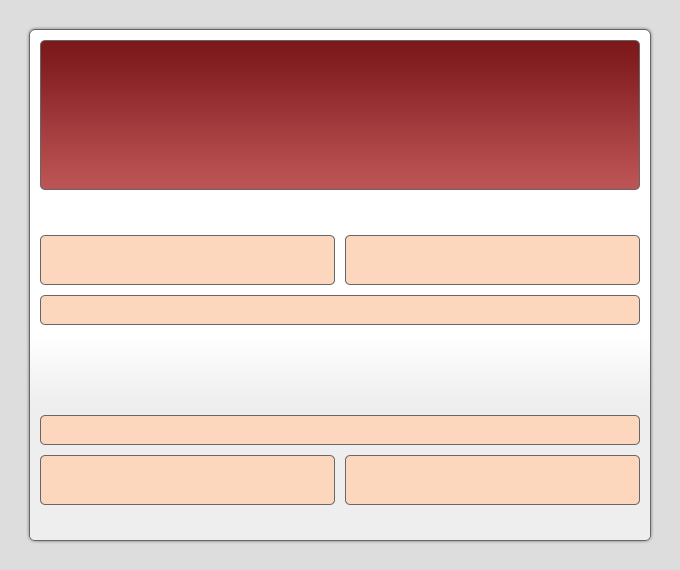
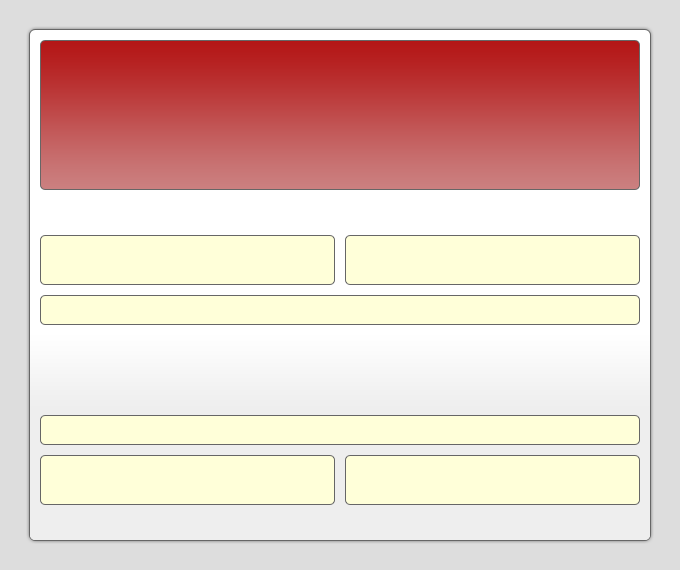
Comparing the layer stacks of the two 680 × 570 images. Changes:
painted on "header" over [41, 41, 639, 189]
painted on "header / footer widgets" over [41, 236, 639, 504]
